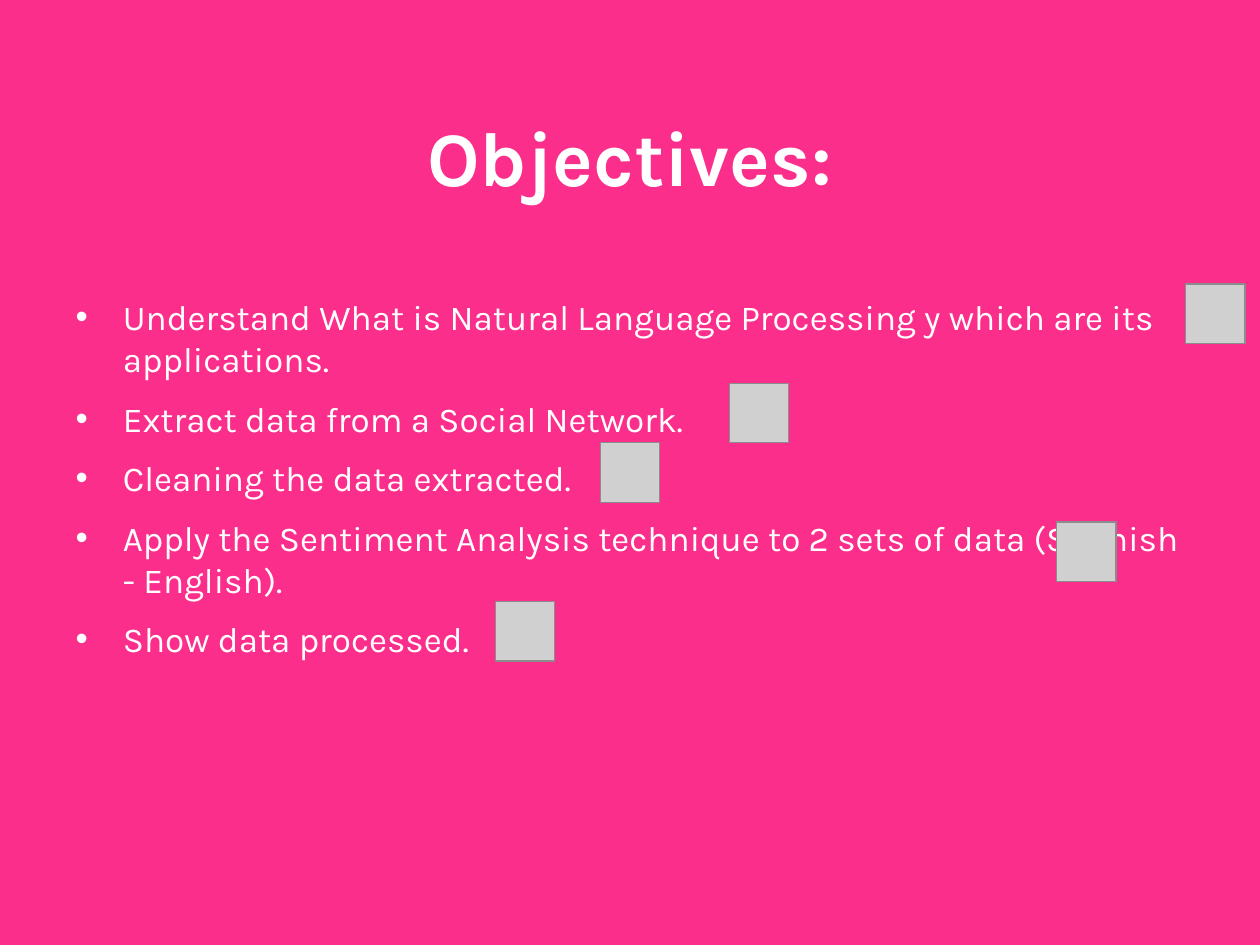
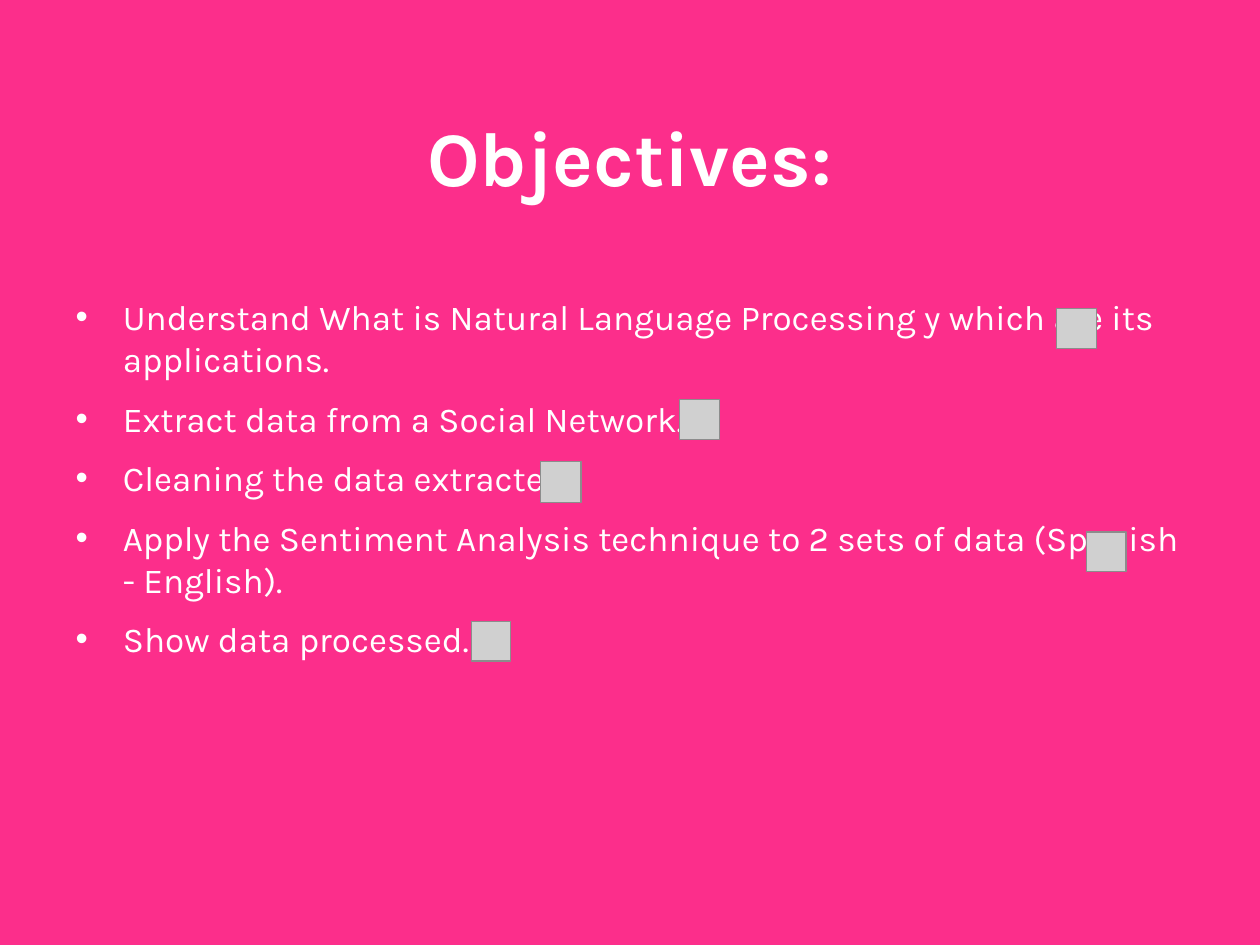
Before and after one commit to ALandazabal/Analisis-de-Sentimiento--Talk, a slide deck: slide 28 of Angelica Landazabal - PyConCo2020.pptx (slide 25 before the commit). Drawn at 1260x945 pixels with LibreOffice and Linux fonts; fonts in the diff are those of the drawing; grey boxes stand for pictures. Boxes give left, top, right and bottom in pixels: in the first picture for what was removed or moved away, otherwise in the second. Text is boxed around its words. In the diff, an @@ line names an element or a change of style, - is before the commit and + after.

```diff
--- a/Angelica Landazabal - PyConCo2020.pptx
+++ b/Angelica Landazabal - PyConCo2020.pptx
@@ picture: place and size @@
-picture at (1186, 284, 1245, 343)
+picture at (1057, 309, 1096, 348)
@@ picture: place and size @@
-picture at (730, 383, 789, 442)
+picture at (679, 399, 718, 438)
@@ picture: place and size @@
-picture at (600, 442, 659, 501)
+picture at (541, 462, 581, 503)
@@ picture: place and size @@
-picture at (1057, 522, 1116, 581)
+picture at (1086, 532, 1125, 571)
@@ picture: place and size @@
-picture at (495, 601, 554, 660)
+picture at (471, 621, 510, 660)
```
Also in this commit, not shown: 7 other slides changed, 3 slides added, 4 other files.
